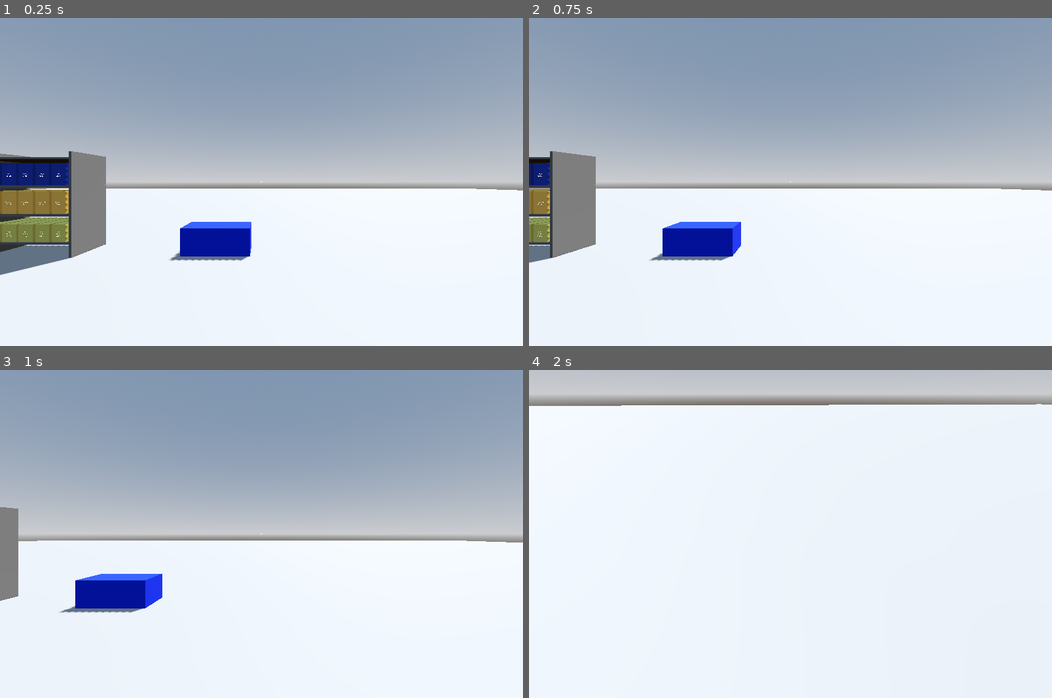
Above: before the commit, frames 1-4 (two rows, left to right).
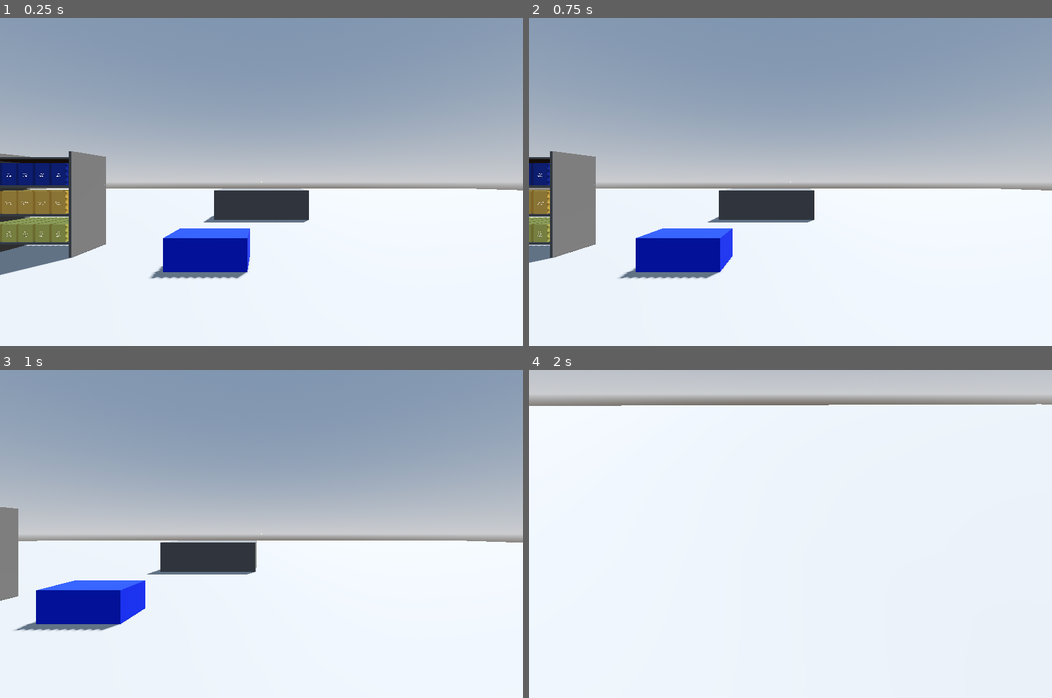
Above: after the commit, the same moments.

Repository: Allus-Interactive/speedy-shopper
Game: Godot game, scene res://game/world/shop/shop.tscn
The game is run twice, just before and just after one commit, with the same random seed, the same clock (stepped at 60 frames per second) and the same inputs. Before the commit the project starts from res://game/world/shops/shop.tscn.
Inputs (mouse positions are in pixels of both pictures, inside the frame that each line leads up to):
- Up to frame 1 (0.25 s): no input
- Up to frame 2 (0.75 s): tap Enter at 0.5 s; move the mouse to (905, 165) at 0.52 s; hold D (product_rotate_right) from 0.53 s (still down); tap E (interact) at 0.6 s; click (905, 165) at 0.67 s
- Up to frame 3 (1 s): keep holding D (product_rotate_right)
- Up to frame 4 (2 s): move the mouse to (764, 534) at 1.27 s; release D (product_rotate_right) at 1.28 s; hold W (forwards) from 1.28 s (still down); tap E (interact) at 1.35 s

The runs differ from the first frame. In frame 1, 3.9% of the frame differs, in the area x 28-60%, y 51-80%; in frame 2, 4.3%; in frame 3, 4.8%, in the area x 2-50%, y 51-80%; in frame 4, nothing differs.

Commit message:
closed basic shop game loop

Diff:
--- a/godot-project/game/global/game_manager.gd
+++ b/godot-project/game/global/game_manager.gd
@@ -3,3 +3,6 @@
 class_name GameManager
 
 var player_money = 0
+
+var crate_hold_point: Marker3D = null
+var delivery_crate: DeliveryCrate = null
--- a/godot-project/game/global/job_manager.gd
+++ b/godot-project/game/global/job_manager.gd
@@ -24,7 +24,7 @@
 	var item_3 := OrderItemData.new()
 	item_3.product_id = 3
 	item_3.product_name = "Finest Cereal"
-	item_3.barcode_value = 2
+	item_3.barcode_value = 3
 	item_3.required_quantity = 2
 
 	var order := OrderData.new()
--- a/godot-project/game/global/order_manager.gd
+++ b/godot-project/game/global/order_manager.gd
@@ -31,19 +31,6 @@
 
 	return false
 
-func is_active_order_completed() -> bool:
-	if active_order.is_empty():
-		return false
-
-	for item in active_order.items:
-		var required_qty = item.required_quantity
-		var scanned_qty = item.scanned_quantity
-
-		if scanned_qty < required_qty:
-			return false
-
-	return true
-
 func is_active_order_fully_picked() -> bool:
 	if active_order == null:
 		return false
--- a/godot-project/game/player/player.gd
+++ b/godot-project/game/player/player.gd
@@ -9,6 +9,9 @@
 # Vehicle variables
 var vehicle: Vehicle = null
 var is_in_vehicle: bool = false
+
+var is_carrying_crate: bool = false
+var delivery_crate: DeliveryCrate = null
 
 # Product Inspect variables
 var held_product: ProductPlaceholder = null
@@ -164,6 +167,9 @@
 	if scanner_ui.is_open:
 		scanner_ui.toggle_scanner()
 
+	delivery_crate = crate
+	is_carrying_crate = true
+
 	# disable collision shape to avoid interference with raycasts or clipping
 	if crate.has_node("CollisionShape3D"):
 		crate.get_node("CollisionShape3D").disabled = true
@@ -173,8 +179,30 @@
 	crate.position = Vector3.ZERO
 	crate.rotation = Vector3.ZERO
 
-func put_down_delivery_crate() -> void:
-	pass
+func put_down_delivery_crate(kiosk: DeliveryKiosk) -> void:
+	is_carrying_crate = false
+
+	# disable collision shape to avoid interference with raycasts or clipping
+	if delivery_crate.has_node("CollisionShape3D"):
+		delivery_crate.get_node("CollisionShape3D").disabled = true
+
+	# Reparent to crate hold point and reset position and rotation
+	delivery_crate.reparent(kiosk.crate_hold_point)
+	delivery_crate.position = Vector3.ZERO
+	delivery_crate.rotation = Vector3.ZERO
+
+	complete_order()
+
+func complete_order() -> void:
+	TheOrderManager.active_order.is_completed = true
+	TheOrderManager.active_order = null
+	# TODO: pay the player
+
+	await get_tree().create_timer(3.0).timeout
+
+	TheGameManager.delivery_crate.reparent(TheGameManager.crate_hold_point)
+	TheGameManager.delivery_crate.position = Vector3.ZERO
+	TheGameManager.delivery_crate.rotation = Vector3.ZERO
 
 func return_held_product() -> void:
 	if held_product == null:
@@ -267,7 +295,7 @@
 
 	# If the object has the 'get_interaction_tooltip' function
 	if obj.has_method("get_interaction_tooltip"):
-		tooltip_label.text = obj.get_interaction_tooltip()
+		tooltip_label.text = obj.get_interaction_tooltip(self)
 		tooltip_panel.show()
 		crosshair.modulate = Color.DARK_GREEN
 		return
--- a/godot-project/game/player/player.tscn
+++ b/godot-project/game/player/player.tscn
@@ -64,7 +64,7 @@
 grow_vertical = 2
 
 [node name="TooltipPanel" type="Panel" parent="CanvasLayer/Control" unique_id=556540204]
-custom_minimum_size = Vector2(220, 75)
+custom_minimum_size = Vector2(300, 75)
 layout_mode = 1
 anchors_preset = 8
 anchor_left = 0.5
@@ -79,13 +79,12 @@
 grow_vertical = 2
 
 [node name="TooltipLabel" type="Label" parent="CanvasLayer/Control/TooltipPanel" unique_id=1409749733]
-custom_minimum_size = Vector2(220, 75)
+custom_minimum_size = Vector2(300, 75)
 layout_mode = 0
 offset_right = 220.0
 offset_bottom = 75.0
 theme_override_font_sizes/font_size = 20
-text = "Cereal
-Press E to Interact"
+text = "Press E to Complete the Order"
 horizontal_alignment = 1
 vertical_alignment = 1
 
--- a/godot-project/game/resources/products/placeholder/product_placeholder.gd
+++ b/godot-project/game/resources/products/placeholder/product_placeholder.gd
@@ -20,7 +20,7 @@
 	product_data = data
 	_rebuild()
 
-func get_interaction_tooltip() -> String:
+func get_interaction_tooltip(_player: Player) -> String:
 	if product_data == null:
 		return "Press E to inspect"
 
--- a/godot-project/game/resources/products/placeholder/resources/own_brand_cereal.tres
+++ b/godot-project/game/resources/products/placeholder/resources/own_brand_cereal.tres
@@ -5,9 +5,7 @@
 
 [resource]
 script = ExtResource("1_fy8yc")
-product_id = "1"
 product_name = "Own Brand Cereal"
-barcode_value = "1"
 mesh_scene = ExtResource("1_2uk4n")
 placeholder_size = Vector3(0.3, 0.4, 0.2)
 shelf_offset = Vector3(0, 0.2, 0)
--- a/godot-project/game/ui/scanner/scanner_ui.gd
+++ b/godot-project/game/ui/scanner/scanner_ui.gd
@@ -54,6 +54,8 @@
 	var order = TheOrderManager.active_order
 	if order:
 		refresh_from_order()
+	else:
+		initialize_scanner_ui()
 
 	is_open = true
 	_animate_to(open_y)
--- /dev/null
+++ b/godot-project/game/world/shop/delivery_crate/delivery_crate.gd
@@ -0,0 +1,18 @@
+extends StaticBody3D
+
+class_name DeliveryCrate
+
+func interact(player: Player) -> void:
+	if _order_is_picked():
+		player.pick_up_delivery_crate(self)
+
+func get_interaction_tooltip(_player: Player) -> String:
+	if _order_is_picked():
+		return "Press E to Pick Up"
+	return "Delivery Crate"
+
+func _order_is_picked() -> bool:
+	var active_order = TheOrderManager.active_order
+	if active_order:
+		return TheOrderManager.active_order.is_picked
+	return false
--- a/godot-project/game/world/shops/delivery_crate/delivery_crate.tscn
+++ b/godot-project/game/world/shop/delivery_crate/delivery_crate.tscn
@@ -1,6 +1,6 @@
 [gd_scene format=3 uid="uid://bxp4n4mj5pm6w"]
 
-[ext_resource type="Script" uid="uid://bgb5fevx2rbma" path="res://game/world/shops/delivery_crate/delivery_crate.gd" id="1_oji6c"]
+[ext_resource type="Script" uid="uid://bgb5fevx2rbma" path="res://game/world/shop/delivery_crate/delivery_crate.gd" id="1_oji6c"]
 
 [sub_resource type="BoxShape3D" id="BoxShape3D_8aer7"]
 size = Vector3(1.5, 0.6, 0.8)
--- a/godot-project/game/world/shops/delivery_crate/delivery_crate.gd
+++ b/godot-project/game/world/shop/delivery_kiosk/delivery_kiosk.gd
@@ -1,15 +1,17 @@
 extends StaticBody3D
 
-class_name DeliveryCrate
+class_name DeliveryKiosk
+
+@onready var crate_hold_point: Marker3D = $CrateHoldPoint
 
 func interact(player: Player) -> void:
 	if _order_is_picked():
-		player.pick_up_delivery_crate(self)
+		player.put_down_delivery_crate(self)
 
-func get_interaction_tooltip() -> String:
+func get_interaction_tooltip(player: Player) -> String:
 	if _order_is_picked():
-		return "Press E to Pick Up"
-	return "Delivery Crate"
+		return "Press E to Complete the Order"
+	return "Delivery Kiosk"
 
 func _order_is_picked() -> bool:
 	var active_order = TheOrderManager.active_order
--- /dev/null
+++ b/godot-project/game/world/shop/delivery_kiosk/delivery_kiosk.tscn
@@ -0,0 +1,27 @@
+[gd_scene format=3 uid="uid://btf72vp3ycnqe"]
+
+[ext_resource type="Script" uid="uid://bxrwp1c7olbe1" path="res://game/world/shop/delivery_kiosk/delivery_kiosk.gd" id="1_61r2j"]
+
+[sub_resource type="StandardMaterial3D" id="StandardMaterial3D_edsll"]
+albedo_color = Color(0.38170326, 0.38170323, 0.38170323, 1)
+
+[sub_resource type="BoxMesh" id="BoxMesh_61r2j"]
+material = SubResource("StandardMaterial3D_edsll")
+size = Vector3(4, 1.25, 2)
+
+[sub_resource type="BoxShape3D" id="BoxShape3D_60cfh"]
+size = Vector3(4, 1.25, 2)
+
+[node name="DeliveryKiosk" type="StaticBody3D" unique_id=842880224]
+script = ExtResource("1_61r2j")
+
+[node name="MeshInstance3D" type="MeshInstance3D" parent="." unique_id=1469883421]
+transform = Transform3D(1, 0, 0, 0, 1, 0, 0, 0, 1, 0, 0.625, 0)
+mesh = SubResource("BoxMesh_61r2j")
+
+[node name="CollisionShape3D" type="CollisionShape3D" parent="." unique_id=1615142055]
+transform = Transform3D(1, 0, 0, 0, 1, 0, 0, 0, 1, 0, 0.625, 0)
+shape = SubResource("BoxShape3D_60cfh")
+
+[node name="CrateHoldPoint" type="Marker3D" parent="." unique_id=852174004]
+transform = Transform3D(1, 0, 0, 0, 1, 0, 0, 0, 1, 0, 1.25, 0)
--- a/godot-project/game/world/shops/shelf_unit/shelf_unit.tscn
+++ b/godot-project/game/world/shop/shelf_unit/shelf_unit.tscn
@@ -1,6 +1,6 @@
 [gd_scene format=3 uid="uid://0q7k7agu1au5"]
 
-[ext_resource type="Script" uid="uid://dts1yupfpceyp" path="res://game/world/shops/shelf_unit/shelf_unit.gd" id="1_18w67"]
+[ext_resource type="Script" uid="uid://dts1yupfpceyp" path="res://game/world/shop/shelf_unit/shelf_unit.gd" id="1_18w67"]
 
 [node name="ShelfUnit" type="Node3D" unique_id=214161151]
 script = ExtResource("1_18w67")
--- /dev/null
+++ b/godot-project/game/world/shop/shop.gd
@@ -0,0 +1,8 @@
+extends Node3D
+
+@onready var crate_hold_point: Marker3D = $CrateHoldPoint
+@onready var delivery_crate: DeliveryCrate = $CrateHoldPoint/DeliveryCrate
+
+func _ready() -> void:
+	TheGameManager.crate_hold_point = crate_hold_point
+	TheGameManager.delivery_crate = delivery_crate
--- a/godot-project/game/world/shops/shop.tscn
+++ b/godot-project/game/world/shop/shop.tscn
@@ -1,13 +1,15 @@
 [gd_scene format=3 uid="uid://ch7gd6ebp4842"]
 
 [ext_resource type="PackedScene" uid="uid://cjsrfjrg00vbp" path="res://game/player/player.tscn" id="1_ggo8a"]
-[ext_resource type="PackedScene" uid="uid://0q7k7agu1au5" path="res://game/world/shops/shelf_unit/shelf_unit.tscn" id="2_4o56f"]
+[ext_resource type="Script" uid="uid://c1ssp6exi0mw7" path="res://game/world/shop/shop.gd" id="1_u503x"]
+[ext_resource type="PackedScene" uid="uid://0q7k7agu1au5" path="res://game/world/shop/shelf_unit/shelf_unit.tscn" id="2_4o56f"]
 [ext_resource type="PackedScene" uid="uid://q1llllqwatrb" path="res://game/resources/products/placeholder/product_placeholder.tscn" id="3_6k1ee"]
 [ext_resource type="Script" uid="uid://c485xiqer6nrc" path="res://game/resources/products/product.gd" id="4_5qt63"]
 [ext_resource type="Resource" uid="uid://cwcswyx1gpss5" path="res://game/resources/products/placeholder/resources/own_brand_cereal.tres" id="5_yhfbf"]
 [ext_resource type="Resource" uid="uid://s2w5b4bb6gcd" path="res://game/resources/products/placeholder/resources/finest_brand_cereal.tres" id="6_u503x"]
 [ext_resource type="Resource" uid="uid://bnc10fdwnxv" path="res://game/resources/products/placeholder/resources/standard_brand_cereal.tres" id="7_7cwmf"]
-[ext_resource type="PackedScene" uid="uid://bxp4n4mj5pm6w" path="res://game/world/shops/delivery_crate/delivery_crate.tscn" id="8_5qt63"]
+[ext_resource type="PackedScene" uid="uid://bxp4n4mj5pm6w" path="res://game/world/shop/delivery_crate/delivery_crate.tscn" id="8_5qt63"]
+[ext_resource type="PackedScene" uid="uid://btf72vp3ycnqe" path="res://game/world/shop/delivery_kiosk/delivery_kiosk.tscn" id="9_yhfbf"]
 
 [sub_resource type="ProceduralSkyMaterial" id="ProceduralSkyMaterial_nnsk1"]
 sky_horizon_color = Color(0.662243, 0.671743, 0.686743, 1)
@@ -29,6 +31,7 @@
 size = Vector3(100, 1, 100)
 
 [node name="Shop" type="Node3D" unique_id=1894934032]
+script = ExtResource("1_u503x")
 
 [node name="WorldEnvironment" type="WorldEnvironment" parent="." unique_id=894894205]
 environment = SubResource("Environment_4wyf3")
@@ -54,5 +57,10 @@
 stocked_products = Array[ExtResource("4_5qt63")]([ExtResource("5_yhfbf"), ExtResource("5_yhfbf"), ExtResource("5_yhfbf" …(291 unchanged characters)…
 slots_per_shelf = 5
 
-[node name="DeliveryCrate" parent="ShelfUnit" unique_id=1490719446 instance=ExtResource("8_5qt63")]
-transform = Transform3D(1, 0, 0, 0, 1, 0, 0, 0, 1, 4, 0, 0)
+[node name="DeliveryKiosk" parent="." unique_id=842880224 instance=ExtResource("9_yhfbf")]
+transform = Transform3D(1, 0, 0, 0, 1, 0, 0, 0, 1, 0, 0, -10)
+
+[node name="CrateHoldPoint" type="Marker3D" parent="." unique_id=141042229]
+transform = Transform3D(1, 0, 0, 0, 1, 0, 0, 0, 1, -1, 0, -4.2)
+
+[node name="DeliveryCrate" parent="CrateHoldPoint" unique_id=1490719446 instance=ExtResource("8_5qt63")]
Renamed: godot-project/game/world/shops/delivery_crate/delivery_crate.gd.uid -> godot-project/game/world/shop/delivery_crate/delivery_crate.gd.uid
Not shown, added: godot-project/game/world/shop/delivery_kiosk/delivery_kiosk.gd.uid
Renamed: godot-project/game/world/shops/shelf_unit/shelf_unit.gd -> godot-project/game/world/shop/shelf_unit/shelf_unit.gd
Renamed: godot-project/game/world/shops/shelf_unit/shelf_unit.gd.uid -> godot-project/game/world/shop/shelf_unit/shelf_unit.gd.uid
Not shown, added: godot-project/game/world/shop/shop.gd.uid
